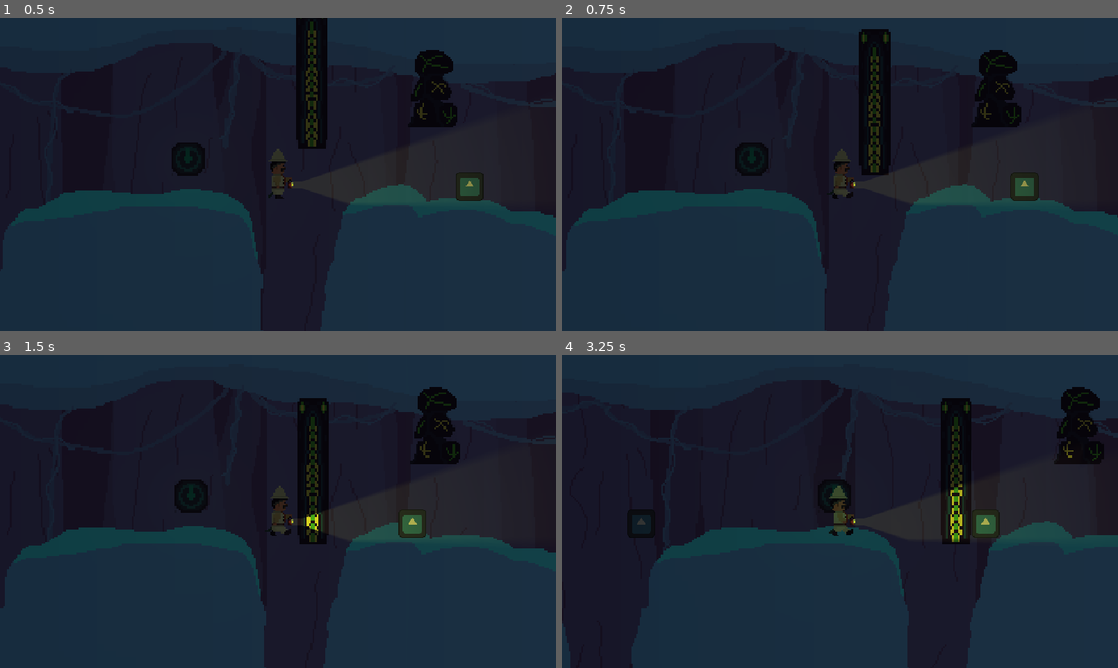
Above: before the commit, frames 1-4 (two rows, left to right).
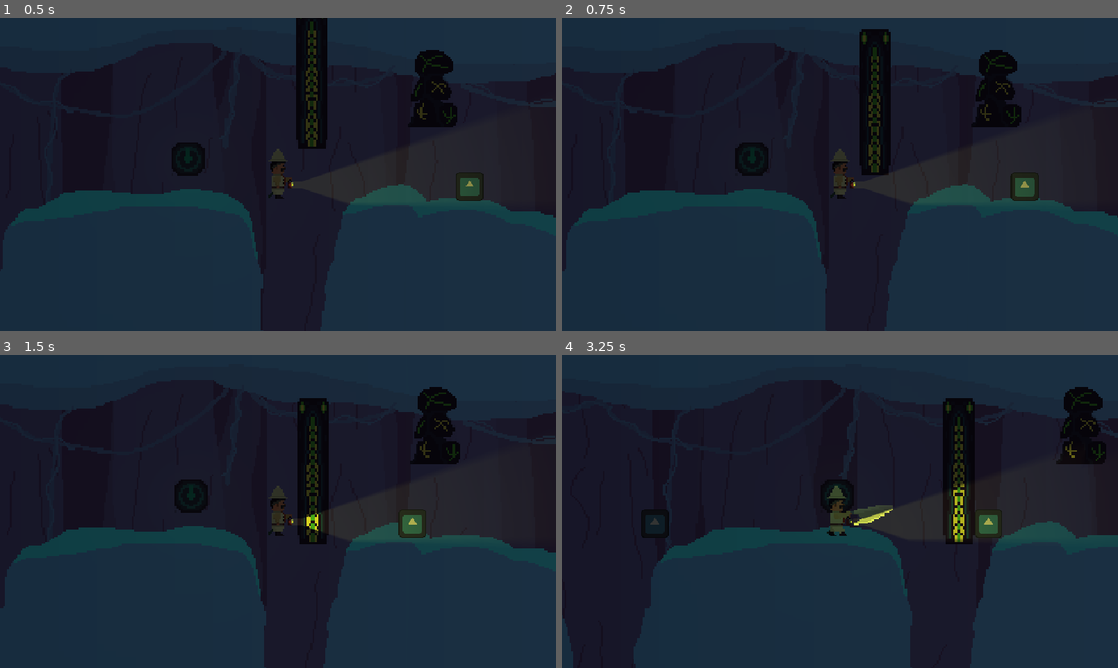
Above: after the commit, the same moments.

Repository: pdues/LD60
Game: Godot game, scene res://scene/game.tscn
Two runs of this game, one before a commit and one after it. Both use one fixed random seed, a clock stepped at 60 frames per second and the inputs below. The engine's default icon, where the game draws it, is replaced by a stand-in: a white triangle on a blue panel in a dark square.
Inputs:
- Up to frame 1 (0.5 s): no input
- Up to frame 2 (0.75 s): hold Right (ui_right) from 0.53 s (still down); hold G from 0.53 s (still down)
- Up to frame 3 (1.5 s): keep holding Right (ui_right); tap Space (ui_select) at 0.77 s; release G at 1.28 s; tap E at 1.35 s
- Up to frame 4 (3.25 s): tap Space (ui_select) at 1.52, 3.02 s; release Right (ui_right) at 2.03 s; hold Left (ui_left) 2.03-2.78 s; hold G 2.03-2.78 s; hold Right (ui_right) from 2.78 s (still down); tap E at 2.85 s

Frame 1 is identical in both runs. In frame 2, 0.4% of the frame differs, in the area x 2-100%, y 4-100%; in frame 3, 0.1%; in frame 4, 2.9%, in the area x 0-99%, y 8-99%.

Commit message:
left right slash animation, jump in move and arial

Diff:
--- a/ld-60-game/scene/player.tscn
+++ b/ld-60-game/scene/player.tscn
@@ -6,12 +6,13 @@
 [ext_resource type="Texture2D" uid="uid://bvoywlwsgw2l2" path="res://assets/movementsprite.png" id="2_g2vtq"]
 [ext_resource type="Script" uid="uid://d3fpsa10xismy" path="res://script/hitbox.gd" id="3_2fvbb"]
 [ext_resource type="Script" uid="uid://cmkkpswrmcjcp" path="res://script/states/state_machine.gd" id="3_fvtld"]
+[ext_resource type="Texture2D" uid="uid://gbcrkd8rsfkb" path="res://assets/slicesprite_l.png" id="4_bup7g"]
 [ext_resource type="Script" uid="uid://bwvoyha86ca4h" path="res://script/states/Player/playerMovement.gd" id="4_ct4mp"]
+[ext_resource type="Texture2D" uid="uid://c6rrys4okbxl7" path="res://assets/slashsprite.png" id="4_j4wxg"]
 [ext_resource type="Script" uid="uid://ci3rdym5rhinp" path="res://script/weapon_stats.gd" id="4_ml7e8"]
 [ext_resource type="Script" uid="uid://dt5flil8qjm4a" path="res://script/hurtbox.gd" id="5_dk1vr"]
 [ext_resource type="Script" uid="uid://cvrlvfqut7jqp" path="res://script/states/Player/playerIdle.gd" id="5_s4jxa"]
 [ext_resource type="Script" uid="uid://d22ir26i1nexq" path="res://script/object_stats.gd" id="6_34jf3"]
-[ext_resource type="Script" uid="uid://34v1rx2q4sa" path="res://script/states/Player/playerJump.gd" id="6_oh5ij"]
 [ext_resource type="Script" uid="uid://dt65fdxii0awn" path="res://script/states/Player/playerPunch.gd" id="7_hp4bs"]
 [ext_resource type="Script" uid="uid://fd3lxvrvp46h" path="res://script/states/Player/PlayerHurt.gd" id="10_ml7e8"]
 [ext_resource type="Script" uid="uid://cshdfkknos78m" path="res://script/states/Player/PlayerDeath.gd" id="11_ihjo1"]
@@ -66,6 +67,38 @@
 atlas = ExtResource("2_g2vtq")
 region = Rect2(0, 64, 32, 32)
 
+[sub_resource type="AtlasTexture" id="AtlasTexture_4uieu"]
+atlas = ExtResource("4_bup7g")
+region = Rect2(32, 64, 32, 32)
+
+[sub_resource type="AtlasTexture" id="AtlasTexture_5wapc"]
+atlas = ExtResource("4_bup7g")
+region = Rect2(32, 96, 32, 32)
+
+[sub_resource type="AtlasTexture" id="AtlasTexture_xj5ck"]
+atlas = ExtResource("4_bup7g")
+region = Rect2(32, 0, 32, 32)
+
+[sub_resource type="AtlasTexture" id="AtlasTexture_pk8el"]
+atlas = ExtResource("4_j4wxg")
+region = Rect2(0, 96, 32, 32)
+
+[sub_resource type="AtlasTexture" id="AtlasTexture_3vgh4"]
+atlas = ExtResource("4_j4wxg")
+region = Rect2(64, 96, 32, 32)
+
+[sub_resource type="AtlasTexture" id="AtlasTexture_h3knh"]
+atlas = ExtResource("4_j4wxg")
+region = Rect2(0, 0, 32, 32)
+
+[sub_resource type="AtlasTexture" id="AtlasTexture_6lu7o"]
+atlas = ExtResource("4_bup7g")
+region = Rect2(32, 0, 32, 32)
+
+[sub_resource type="AtlasTexture" id="AtlasTexture_n3008"]
+atlas = ExtResource("4_j4wxg")
+region = Rect2(0, 0, 32, 32)
+
 [sub_resource type="AtlasTexture" id="AtlasTexture_kk4ol"]
 atlas = ExtResource("2_g2vtq")
 region = Rect2(64, 32, 32, 32)
@@ -97,6 +130,30 @@
 [sub_resource type="AtlasTexture" id="AtlasTexture_8ie14"]
 atlas = ExtResource("2_g2vtq")
 region = Rect2(0, 0, 32, 32)
+
+[sub_resource type="AtlasTexture" id="AtlasTexture_8rkx0"]
+atlas = ExtResource("4_bup7g")
+region = Rect2(0, 32, 64, 32)
+
+[sub_resource type="AtlasTexture" id="AtlasTexture_wyue1"]
+atlas = ExtResource("4_bup7g")
+region = Rect2(64, 32, 64, 32)
+
+[sub_resource type="AtlasTexture" id="AtlasTexture_oyaf6"]
+atlas = ExtResource("4_bup7g")
+region = Rect2(64, 64, 64, 32)
+
+[sub_resource type="AtlasTexture" id="AtlasTexture_wpsxb"]
+atlas = ExtResource("4_j4wxg")
+region = Rect2(0, 32, 64, 32)
+
+[sub_resource type="AtlasTexture" id="AtlasTexture_rt08c"]
+atlas = ExtResource("4_j4wxg")
+region = Rect2(64, 32, 64, 32)
+
+[sub_resource type="AtlasTexture" id="AtlasTexture_6vs06"]
+atlas = ExtResource("4_j4wxg")
+region = Rect2(0, 64, 64, 32)
 
 [sub_resource type="SpriteFrames" id="SpriteFrames_xrivr"]
 animations = [{
@@ -166,6 +223,50 @@
 }, {
 "frames": [{
 "duration": 1.0,
+"texture": SubResource("AtlasTexture_4uieu")
+}, {
+"duration": 1.0,
+"texture": SubResource("AtlasTexture_5wapc")
+}, {
+"duration": 1.0,
+"texture": SubResource("AtlasTexture_xj5ck")
+}],
+"loop": 0,
+"name": &"post_slash_l",
+"speed": 12.0
+}, {
+"frames": [{
+"duration": 1.0,
+"texture": SubResource("AtlasTexture_pk8el")
+}, {
+"duration": 1.0,
+"texture": SubResource("AtlasTexture_3vgh4")
+}, {
+"duration": 1.0,
+"texture": SubResource("AtlasTexture_h3knh")
+}],
+"loop": 1,
+"name": &"post_slash_r",
+"speed": 13.0
+}, {
+"frames": [{
+"duration": 1.0,
+"texture": SubResource("AtlasTexture_6lu7o")
+}],
+"loop": 1,
+"name": &"pre_slash_l",
+"speed": 5.0
+}, {
+"frames": [{
+"duration": 1.0,
+"texture": SubResource("AtlasTexture_n3008")
+}],
+"loop": 0,
+"name": &"pre_slash_r",
+"speed": 5.0
+}, {
+"frames": [{
+"duration": 1.0,
 "texture": SubResource("AtlasTexture_kk4ol")
 }, {
 "duration": 1.0,
@@ -197,6 +298,34 @@
 "loop": 1,
 "name": &"run_right",
 "speed": 5.0
+}, {
+"frames": [{
+"duration": 1.0,
+"texture": SubResource("AtlasTexture_8rkx0")
+}, {
+"duration": 1.0,
+"texture": SubResource("AtlasTexture_wyue1")
+}, {
+"duration": 1.0,
+"texture": SubResource("AtlasTexture_oyaf6")
+}],
+"loop": 0,
+"name": &"slash_l",
+"speed": 10.0
+}, {
+"frames": [{
+"duration": 1.0,
+"texture": SubResource("AtlasTexture_wpsxb")
+}, {
+"duration": 1.0,
+"texture": SubResource("AtlasTexture_rt08c")
+}, {
+"duration": 1.0,
+"texture": SubResource("AtlasTexture_6vs06")
+}],
+"loop": 0,
+"name": &"slash_r",
+"speed": 10.0
 }]
 
 [sub_resource type="Resource" id="Resource_aliaw"]
@@ -208,7 +337,7 @@
 metadata/_custom_type_script = "uid://ci3rdym5rhinp"
 
 [sub_resource type="RectangleShape2D" id="RectangleShape2D_13qdw"]
-size = Vector2(28, 12)
+size = Vector2(37, 29)
 
 [sub_resource type="Resource" id="Resource_dk1vr"]
 resource_local_to_scene = true
@@ -231,10 +360,9 @@
 shape = SubResource("CapsuleShape2D_xrivr")
 
 [node name="AnimatedSprite2D" type="AnimatedSprite2D" parent="." unique_id=1393654290]
-position = Vector2(-1.7881393e-07, 0)
 scale = Vector2(0.9, 0.9)
 sprite_frames = SubResource("SpriteFrames_xrivr")
-animation = &"Idle_right"
+animation = &"post_slash_l"
 autoplay = "Idle_right"
 
 [node name="hitbox_punch" type="Area2D" parent="." unique_id=1215043374]
@@ -244,7 +372,7 @@
 weapon_stats = SubResource("Resource_aliaw")
 
 [node name="CollisionShape2D" type="CollisionShape2D" parent="hitbox_punch" unique_id=222129076 groups=["Hitbox"]]
-position = Vector2(15, -3)
+position = Vector2(19.5, -0.5)
 shape = SubResource("RectangleShape2D_13qdw")
 disabled = true
 
@@ -273,13 +401,8 @@
 [node name="movement" type="Node" parent="state_machine" unique_id=1210722751 node_paths=PackedStringArray("player")]
 script = ExtResource("4_ct4mp")
 player = NodePath("../..")
-hitbox_offset = 15.0
+hitbox_offset = 10.5
 metadata/_custom_type_script = "uid://bwvoyha86ca4h"
-
-[node name="jump" type="Node" parent="state_machine" unique_id=1225700253 node_paths=PackedStringArray("player")]
-script = ExtResource("6_oh5ij")
-player = NodePath("../..")
-metadata/_custom_type_script = "uid://34v1rx2q4sa"
 
 [node name="punch" type="Node" parent="state_machine" unique_id=767040315 node_paths=PackedStringArray("player")]
 script = ExtResource("7_hp4bs")
--- a/ld-60-game/script/states/Player/playerIdle.gd
+++ b/ld-60-game/script/states/Player/playerIdle.gd
@@ -17,10 +17,10 @@
 		Transitioned.emit(self, "hurt")
 
 	var direction = Input.get_axis("ui_left", "ui_right")
-	if direction !=0:
+	if direction !=0 || Input.is_action_just_pressed("ui_up"):
 		Transitioned.emit(self, "movement")
 
-	if Input.is_action_just_pressed("ui_up") and player.is_on_floor():
-		Transitioned.emit(self, "jump")
+	#if Input.is_action_just_pressed("ui_up") and player.is_on_floor():
+		#Transitioned.emit(self, "jump")
 	if Input.is_action_just_pressed("ui_select"):
 		Transitioned.emit(self, "punch")
--- a/ld-60-game/script/states/Player/playerMovement.gd
+++ b/ld-60-game/script/states/Player/playerMovement.gd
@@ -3,6 +3,7 @@
 
 @export var player: CharacterBody2D
 @export var MOVESPEED: float = 100.0
+@export var JUMPHEIGHT: float = -300.0
 @export var hitbox_offset : float
 @onready var animated_sprite = player.get_child(1)
 @onready var licht = $"../../Licht"
@@ -16,19 +17,26 @@
 		Transitioned.emit(self, "hurt")
 
 	var direction = Input.get_axis("ui_left", "ui_right")
-	if direction < 0:
+	if direction < 0 and player.is_on_floor():
 		animated_sprite.play("run_left")
 		player.dir ="left"
 		licht.dir = "left"
-	elif direction > 0:
+	elif direction > 0 and player.is_on_floor():
 		animated_sprite.play("run_right")
 		player.dir ="right"
 		licht.dir ="right"
-	if direction == 0:
+	elif player.dir =="left" and player.velocity.y != 0.0:
+		animated_sprite.play("jump_left")
+	elif player.dir =="right" and player.velocity.y != 0.0:
+		animated_sprite.play("jump_right")
+
+	if player.velocity == Vector2(0.0,0.0) and not Input.is_action_pressed("ui_up"):
 		Transitioned.emit(self, "idle")
-		return
-	if Input.is_action_just_pressed("ui_up") and player.is_on_floor():
-		Transitioned.emit(self, "jump")
+
+
+	if Input.is_action_pressed("ui_up") and player.is_on_floor():
+		player.velocity.y = JUMPHEIGHT
+
 	if Input.is_action_just_pressed("ui_select"):
 		Transitioned.emit(self, "punch")
 
--- a/ld-60-game/script/states/Player/playerPunch.gd
+++ b/ld-60-game/script/states/Player/playerPunch.gd
@@ -3,13 +3,15 @@
 
 @onready var hitbox_punch: CollisionShape2D
 @export var player: CharacterBody2D
+@onready var animated_sprite = player.get_child(1)
 
 var punch_cd = 0.5
+var punch_end = 0.4
 var punch_timer = 0.0
 
 func Enter():
 	hitbox_punch = player.get_children(true)[2].get_child(0)
-	hitbox_punch.disabled = false
+	#hitbox_punch.disabled = false
 
 func Physics_Update(delta: float):
 	if player.hit == true:
@@ -17,10 +19,36 @@
 
 	player.velocity.x = 0
 	punch_timer += delta
-	if punch_timer >= punch_cd:
-		punch_timer = 0.0
-		hitbox_punch.disabled = true
-		Transitioned.emit(self, "idle")
+	if player.dir == "right":
+		if punch_timer<0.1:
+			animated_sprite.play("pre_slash_r")
+		if punch_timer > 0.1 and punch_timer < punch_end:
+			hitbox_punch.disabled = false
+			player.get_child(1).position.x = 16
+			animated_sprite.play("slash_r")
+		if punch_timer > punch_end and punch_timer < punch_cd:
+			hitbox_punch.disabled = true
+			player.get_child(1).position.x = 0
+			animated_sprite.play("post_slash_r")
+		if punch_timer >= punch_cd:
+			punch_timer = 0.0
+			Transitioned.emit(self, "idle")
+
+	if player.dir == "left":
+		if punch_timer<0.1:
+			animated_sprite.play("pre_slash_l")
+		if punch_timer > 0.1 and punch_timer < punch_end:
+			hitbox_punch.disabled = false
+			player.get_child(1).position.x = -16
+			animated_sprite.play("slash_l")
+		if punch_timer > punch_end and punch_timer < punch_cd:
+			hitbox_punch.disabled = true
+			player.get_child(1).position.x = 0
+			animated_sprite.play("post_slash_l")
+		if punch_timer >= punch_cd:
+			punch_timer = 0.0
+			Transitioned.emit(self, "idle")
+
 
 func Exit():
 	print("end punch")
Binary file added: ld-60-game/assets/slashsprite.png
Not shown, added: ld-60-game/assets/slashsprite.png.import
Binary file added: ld-60-game/assets/slicesprite_l.png
Not shown, added: ld-60-game/assets/slicesprite_l.png.import
Not shown, added: ld-60-game/assets/slashsprite
